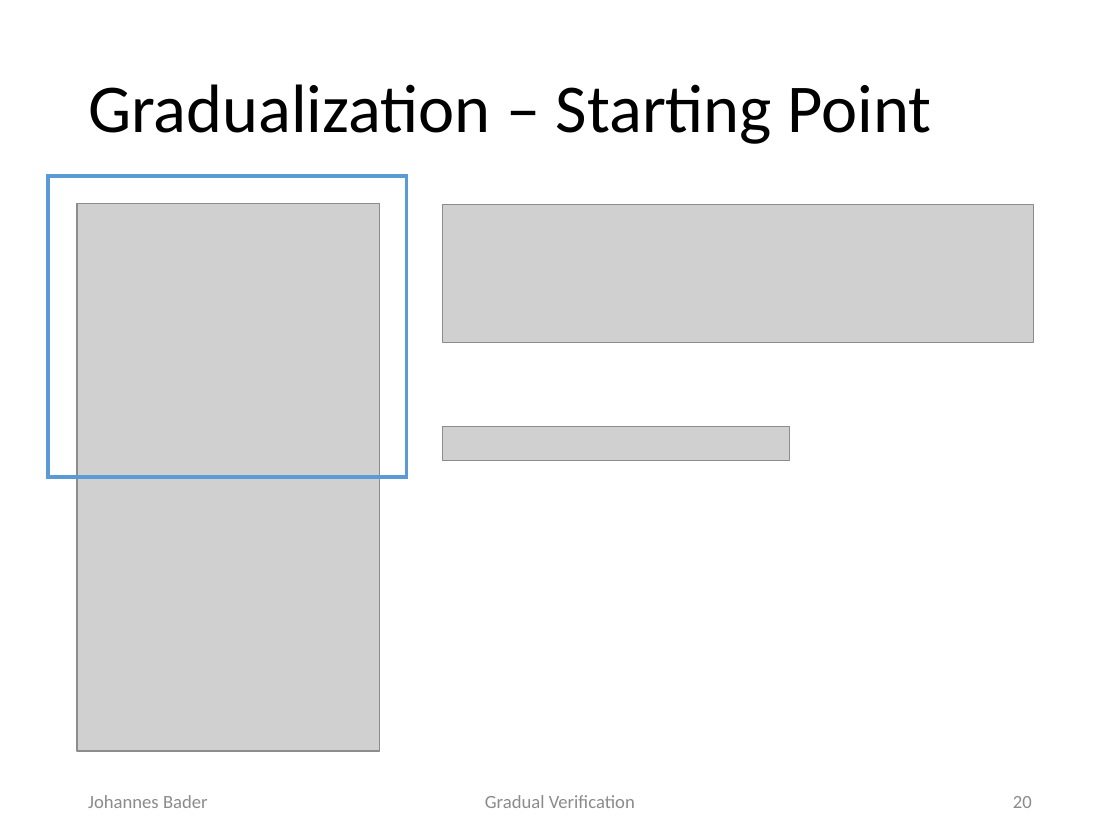
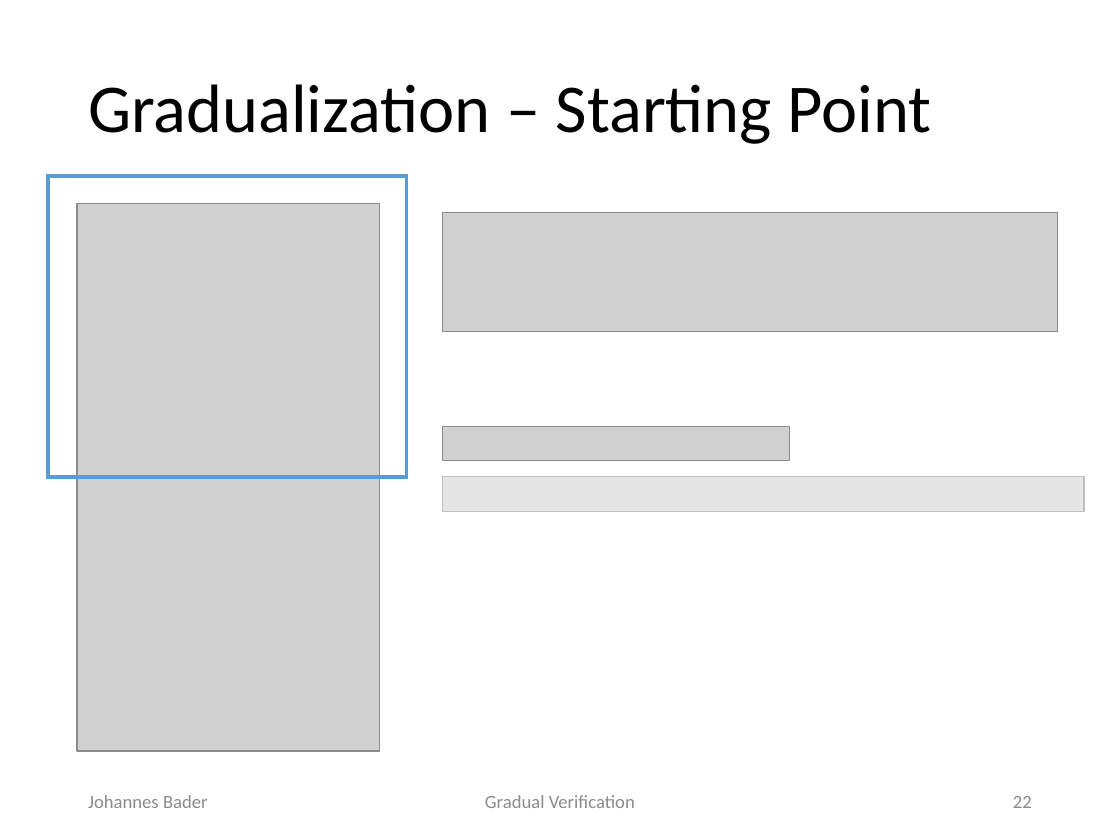
Before and after one commit to olydis/GradVerThesis, a slide deck: slide 22 of presentation/PLunch.pptx (slide 20 before the commit). Drawn at 1120x840 pixels with LibreOffice and Linux fonts; fonts in the diff are those of the drawing; grey boxes stand for pictures. Boxes give left, top, right and bottom in pixels: in the first picture for what was removed or moved away, otherwise in the second. Text is boxed around its words. In the diff, an @@ line names an element or a change of style, - is before the commit and + after.

```diff
--- a/presentation/PLunch.pptx
+++ b/presentation/PLunch.pptx
@@ picture resized from (x1=442, y1=205, x2=1034, y2=343) to (x1=442, y1=213, x2=1057, y2=332) @@
@@ rectangle added at (x1=421, y1=467, x2=1105, y2=599), fill #FFFFFF at 46% opacity @@
@@ picture added at (x1=442, y1=477, x2=1083, y2=512) @@
@@ page number at (x1=1013, y1=796, x2=1032, y2=808): text changed @@
-20
+22
```
Also in this commit, not shown: 21 other slides changed, 20 slides added, 1 other file.
